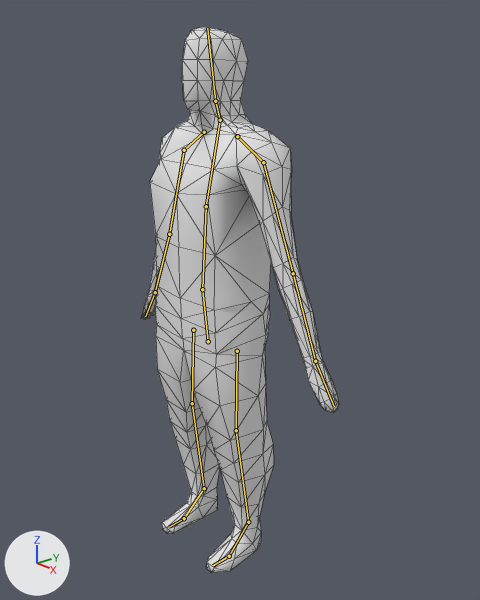
One commit to the Blender file Atmosphere Horror Game/Assets/Models/Blender Files/man.blend: the scene before it, then after it.
Camera for both pictures: a 50 mm camera at (3.3, -2.56, 3.41) aimed at (0.14, 0.16, 1.91). Every picture has the same lights, and +X, +Y and +Z are marked at lower left. The bones that bend it are drawn over the model as lines. Mesh edges are drawn as thin lines.
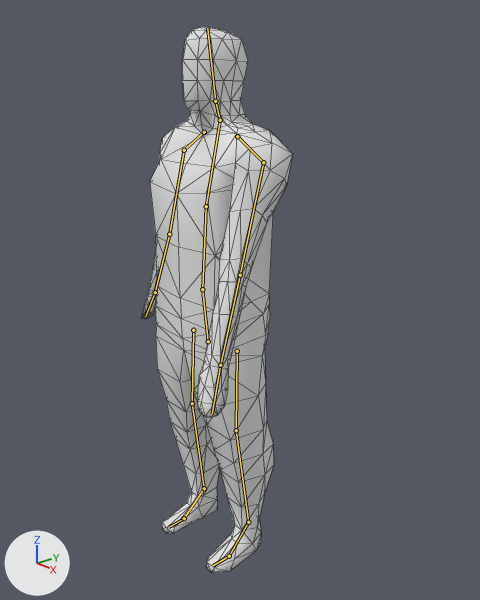
The newer file adds an action. The first version stands in its rest pose; the second is drawn at frame 13 of the action 'ArmLeftWalk'.

Location of each change, [x1, y1, x2, y2] in pixels of the pictures (480 x 600 px):
'Cube', posed (23% narrower): before [141, 27, 339, 573]; after [141, 27, 293, 573]

What the commit changed:
Bone 'Arm.IK.Left' (bone_arm_ik_left) moves from (0.0, 0.0, 0.0) to (-0.33, -0.5, -0.09).
Bone 'Arm.IK.Left' (bone_arm_ik_left) turns from (0, 0, 0) to (-27, -15, 7) degrees about its own x, y and z.
